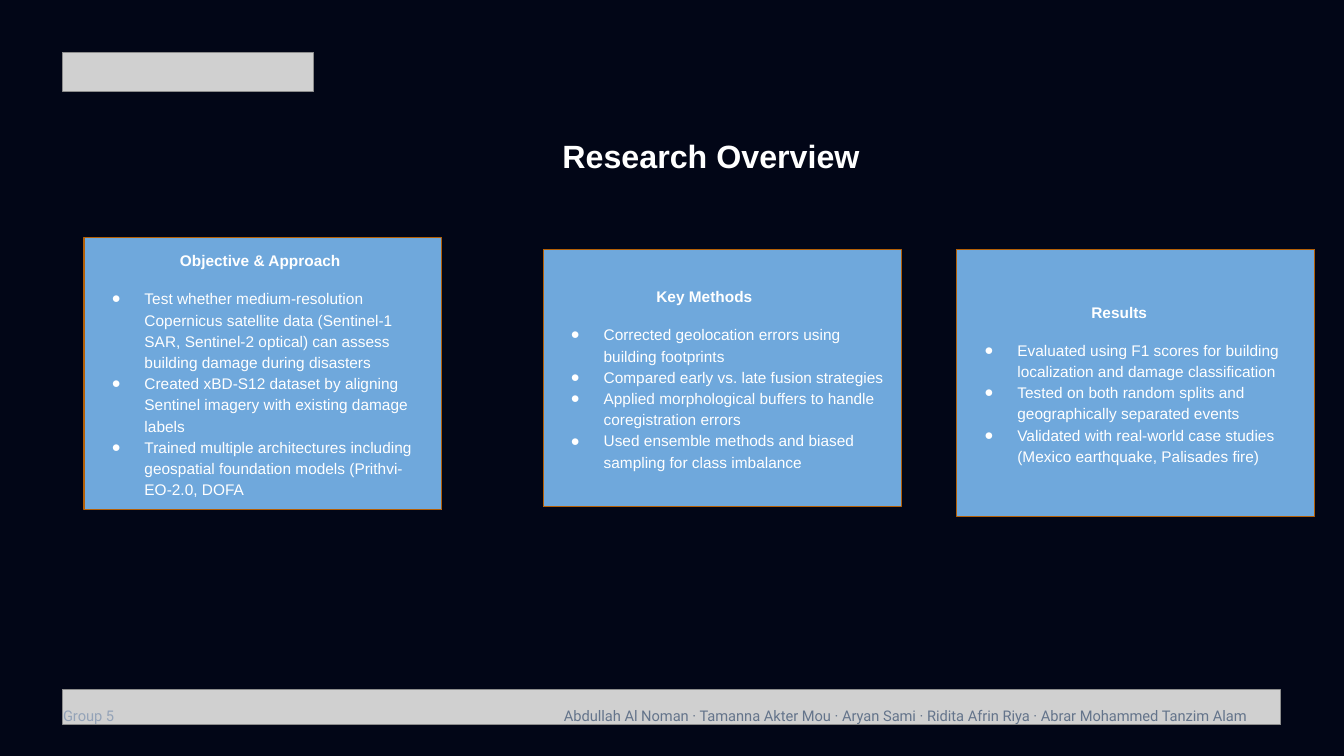
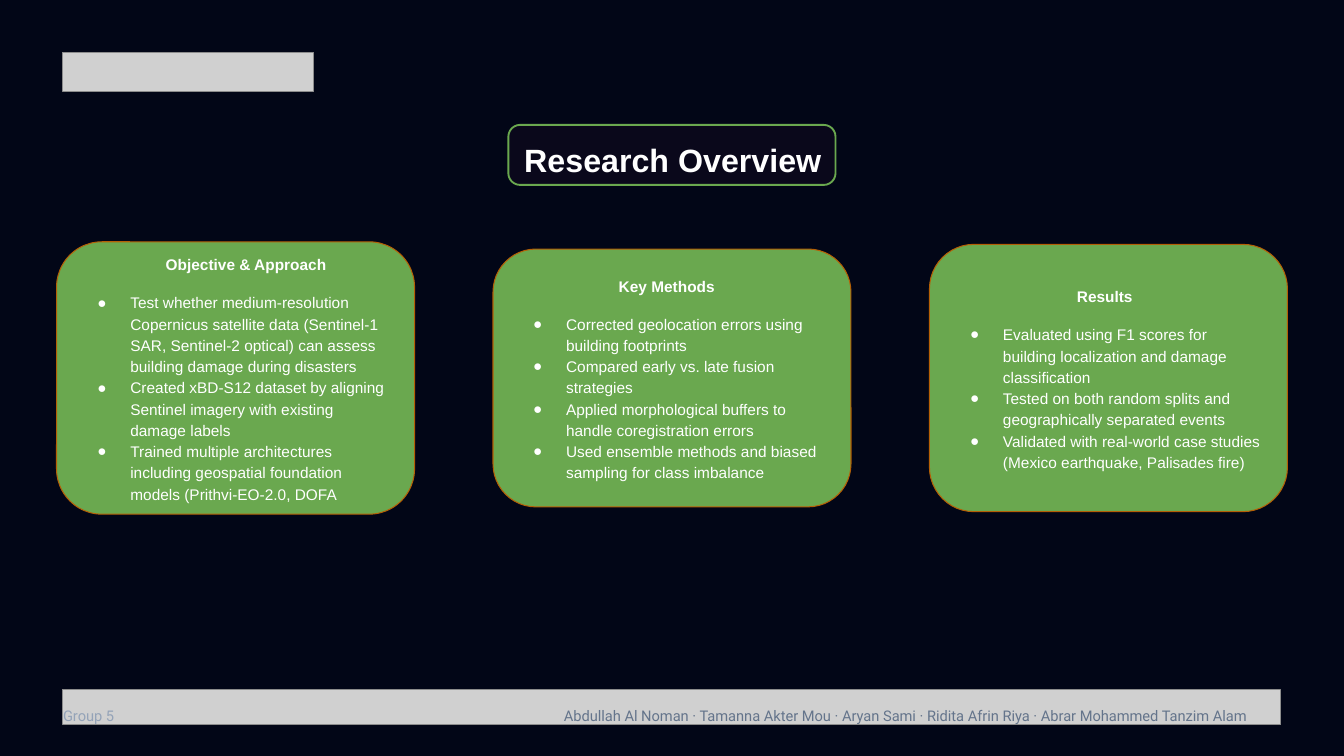
Before and after one commit to SmashNdashH/CSE499A.15-Msrb-, a slide deck: slide 16 of others/Literature Review_ Post-Disaster Rescue Guidance.pptx (slide 15 before the commit). Drawn at 1344x756 pixels with LibreOffice and Linux fonts; fonts in the diff are those of the drawing; grey boxes stand for pictures. Boxes give left, top, right and bottom in pixels: in the first picture for what was removed or moved away, otherwise in the second. Text is boxed around its words. In the diff, an @@ line names an element or a change of style, - is before the commit and + after.

```diff
--- a/others/Literature Review_ Post-Disaster Rescue Guidance.pptx
+++ b/others/Literature Review_ Post-Disaster Rescue Guidance.pptx
@@ rounded rectangle added at (508,125,836,186), fill #0A081B, outline #6AA84F 1.33 pt @@
@@ text "Research Overview": place and size @@
-text "Research Overview" at (562,144,859,169)
+text "Research Overview" at (524,148,821,173)
@@ text "Research Overview" at (524,148,821,173): more space between paragraphs @@
@@ rounded rectangle "Objective & Approach": place and size @@
-rounded rectangle "Objective & Approach" at (84,238,442,510)
+rounded rectangle "Objective & Approach" at (56,242,414,514)
@@ rectangle to rounded rectangle; fill #6FA8DC to #6AA84F in 3 elements at (56,242,414,514), (930,244,1288,511), (493,249,851,507) @@
@@ rounded rectangle "Key Methods": place and size @@
-rounded rectangle "Key Methods" at (543,249,901,507)
+rounded rectangle "Key Methods" at (493,249,851,507)
@@ rounded rectangle "Results": place and size @@
-rounded rectangle "Results" at (957,249,1315,516)
+rounded rectangle "Results" at (930,244,1288,511)
```
Also in this commit, not shown: 4 other slides changed, 1 slide added.
